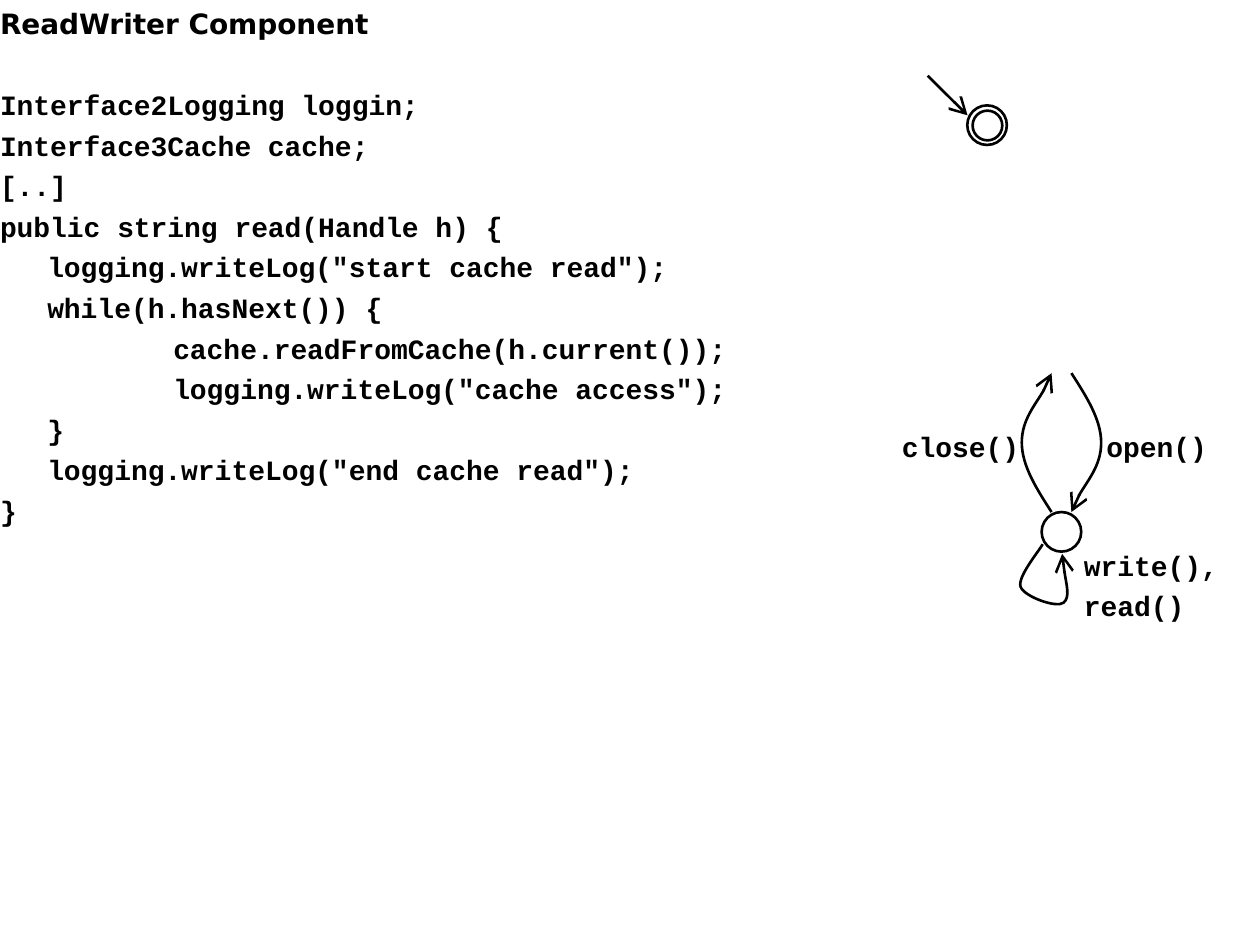
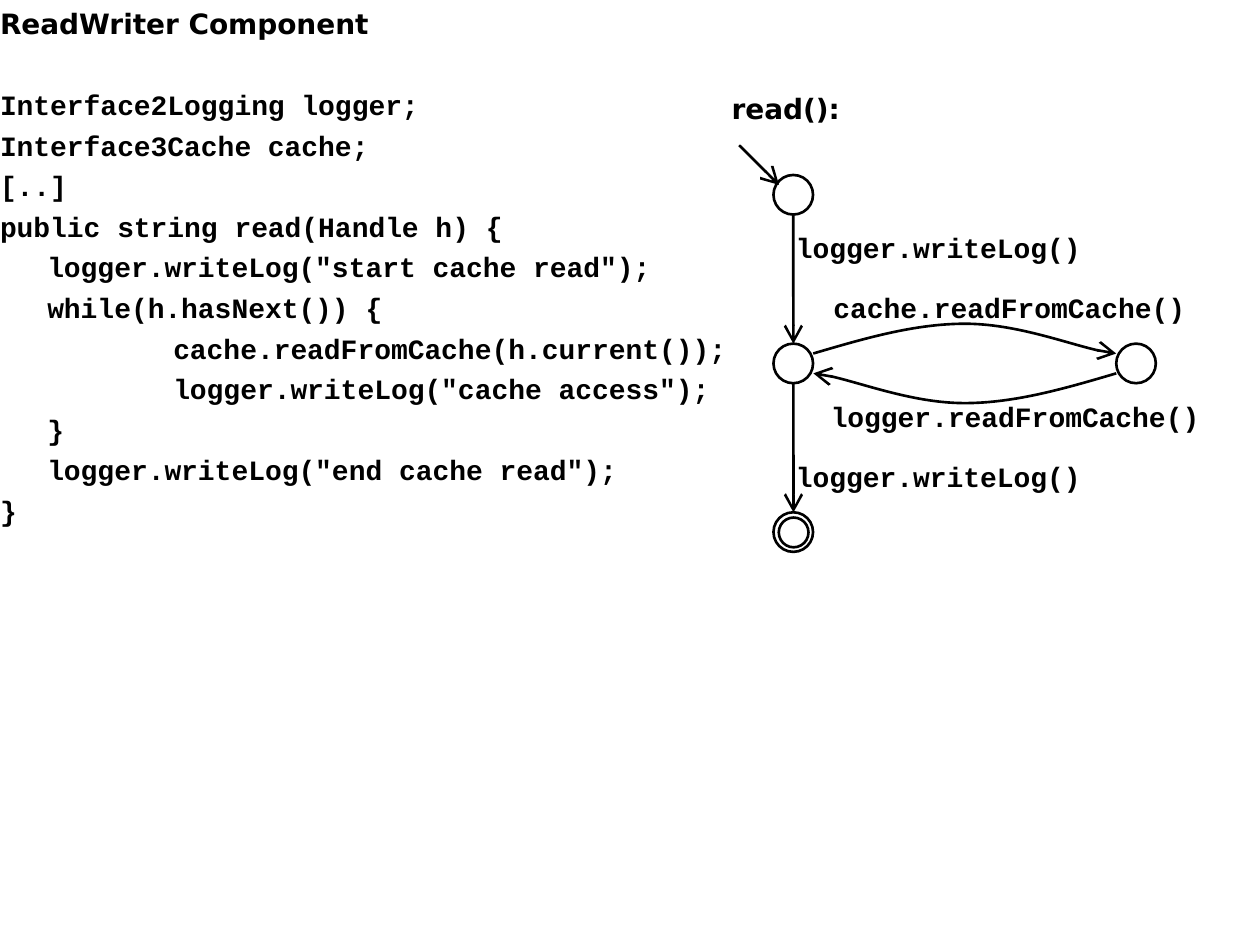
Before and after one commit to PalladioSimulator/Palladio-Core-PCM, a slide deck: slide 7 of trunk/doc/Ausarbeitung/image/component-model01.ppt. Drawn at 1260x945 pixels with LibreOffice and Linux fonts; fonts in the diff are those of the drawing. Boxes give left, top, right and bottom in pixels: in the first picture for what was removed or moved away, otherwise in the second. Text is boxed around its words. In the diff, an @@ line names an element or a change of style, - is before the commit and + after.

```diff
--- a/trunk/doc/Ausarbeitung/image/component-model01.ppt
+++ b/trunk/doc/Ausarbeitung/image/component-model01.ppt
@@ text at [0, 95, 418, 121]: text changed @@
-Interface2Logging loggin;
+Interface2Logging logger;
@@ text at [732, 97, 840, 123]: text changed; font Courier New to DejaVu Sans @@
-write(),
-read()
+read():
@@ arrow moved from (927, 76) - (968, 115) to (740, 145) - (779, 185) @@
@@ ellipse: place and size @@
-ellipse at [968, 106, 1007, 145]
+ellipse at [774, 175, 813, 214]
@@ arrow added from (794, 214) to (794, 344), #000000 1.5 pt @@
@@ text added at [796, 239, 1081, 264], 16 pt, text #000000, bold @@
+logger.writeLog()
@@ text at [47, 258, 650, 283]: text changed @@
-logging.writeLog("start cache read");
+logger.writeLog("start cache read");
@@ text added at [833, 298, 1185, 326], 16 pt, text #000000, bold @@
+cache.readFromCache()
@@ freeform shape added at [814, 324, 1116, 354], outline #000000 1.5 pt @@
@@ ellipse added at [774, 344, 813, 383], outline #000000 1.5 pt @@
@@ ellipse added at [1116, 344, 1155, 383], outline #000000 1.5 pt @@
@@ text at [173, 379, 710, 405]: text changed @@
-logging.writeLog("cache access");
+logger.writeLog("cache access");
@@ arrow added from (794, 383) to (794, 513), #000000 1.5 pt @@
@@ freeform shape added at [814, 373, 1116, 403], outline #000000 1.5 pt @@
@@ freeform shape removed at [1022, 373, 1052, 512] @@
@@ freeform shape removed at [1071, 373, 1101, 512] @@
@@ text added at [831, 407, 1200, 433], 16 pt, text #000000, bold @@
+logger.readFromCache()
@@ text removed at [902, 437, 1019, 463] @@
-close()
@@ text removed at [1106, 437, 1207, 463] @@
-open()
@@ text at [47, 460, 617, 486]: text changed @@
-logging.writeLog("end cache read");
+logger.writeLog("end cache read");
@@ text added at [796, 467, 1081, 495], 16 pt, text #000000, bold @@
+logger.writeLog()
@@ ellipse: place and size @@
-ellipse at [1042, 512, 1081, 551]
+ellipse at [774, 513, 813, 552]
@@ ellipse: place and size @@
-ellipse at [973, 111, 1003, 141]
+ellipse at [779, 518, 809, 548]
@@ freeform shape removed at [1017, 544, 1070, 609] @@
```
Also in this commit, not shown: 2 slides added, 7 other files.
